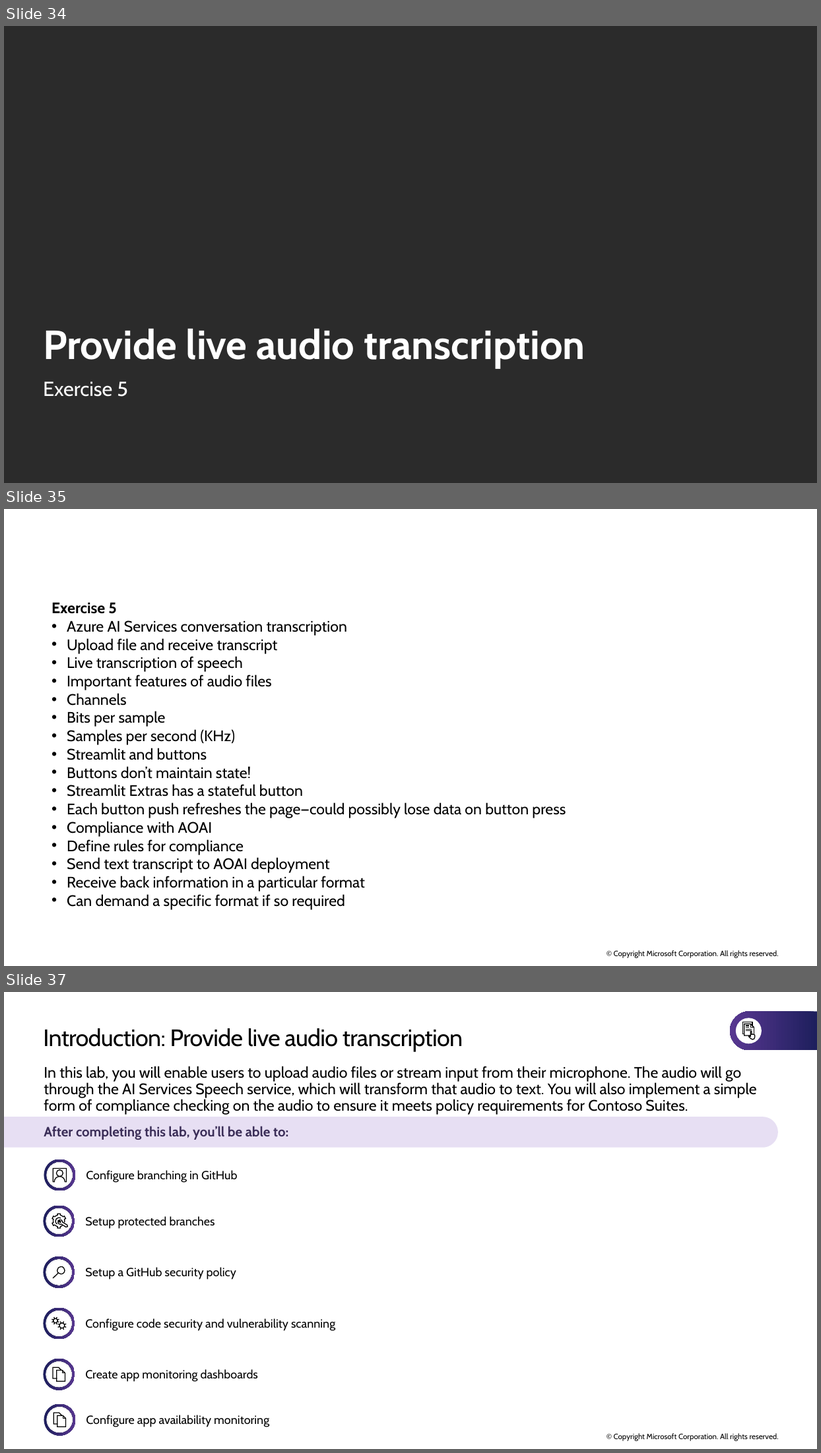
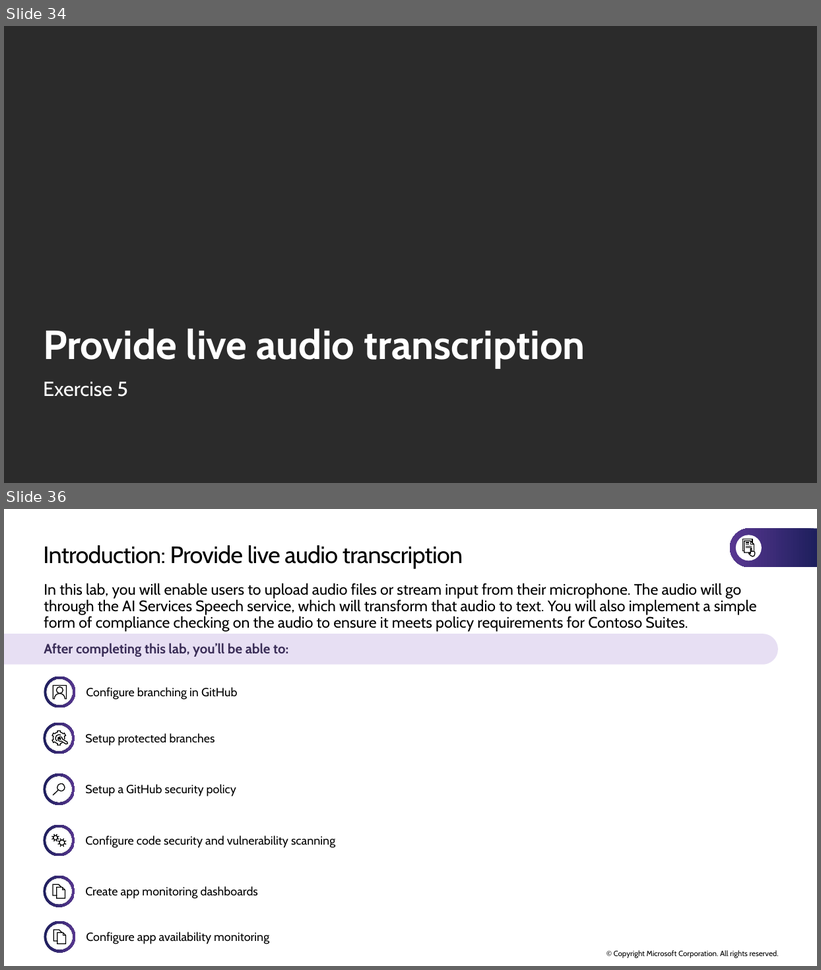
Before and after one commit to microsoft/TechExcel-Implementing-automation-practices-using-Azure-OpenAI, a slide deck: slides/Lab Slides.pptx. Shown one above the other, each under a label of ours: slides 34, 35 and 37 before the commit, slides 34 and 36 after it; the slides between them are not shown. The pictures are 821x1453 and 821x970 pixels, drawn with LibreOffice and Linux fonts; fonts in the diff are those of the drawing; background and template pictures are left out; a plain dark background stands for a picture behind light text. Boxes give left, top, right and bottom in pixels: in the first picture for what was removed or moved away, otherwise in the second. Text is boxed around its words. In the diff, an @@ line names an element or a change of style, - is before the commit and + after.

Commit message:
Remove superfluous slide

```diff
--- a/slides/Lab Slides.pptx
+++ b/slides/Lab Slides.pptx
@@ slide 35 removed at (4,509,817,966), background #FFFFFF; not listed: 1 template element that a slide beside it also shows @@
@@ text removed at (52,603,566,910) @@
-Exercise 5
-• Azure AI Services conversation transcription
-  • Upload file and receive transcript
-  • Live transcription of speech
-• Important features of audio files
-  • Channels
-  • Bits per sample
-  • Samples per second (KHz)
-• Streamlit and buttons
-  • Buttons don’t maintain state!
-  • Streamlit Extras has a stateful button
-  • Each button push refreshes the page—could possibly lose data on button press
-• Compliance with AOAI
-  • Define rules for compliance
-  • Send text transcript to AOAI deployment
-  • Receive back information in a particular format
-  • Can demand a specific format if so required
@@ what was slide 37 is now slide 36 @@
```
